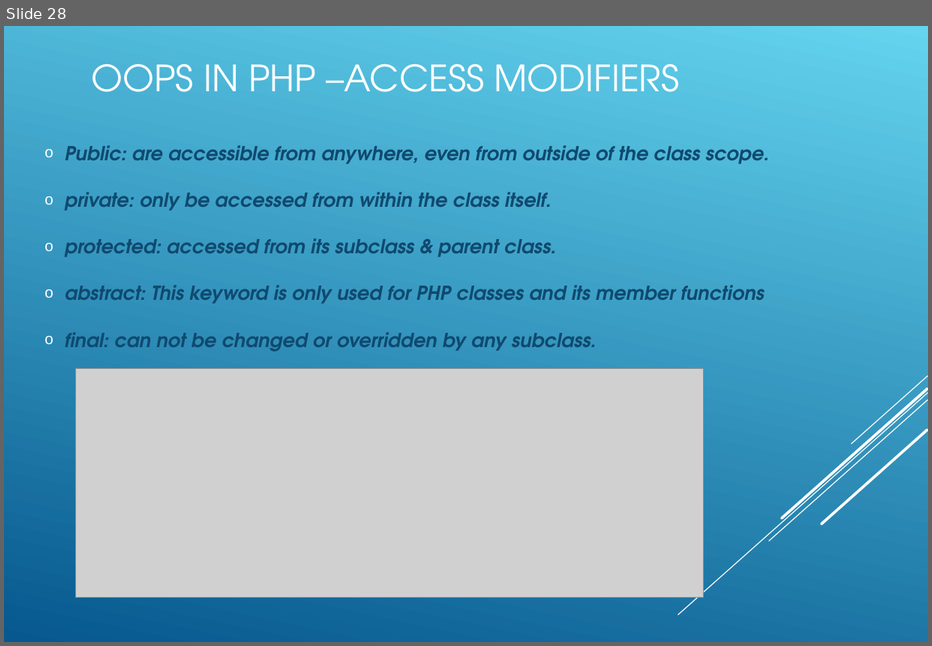
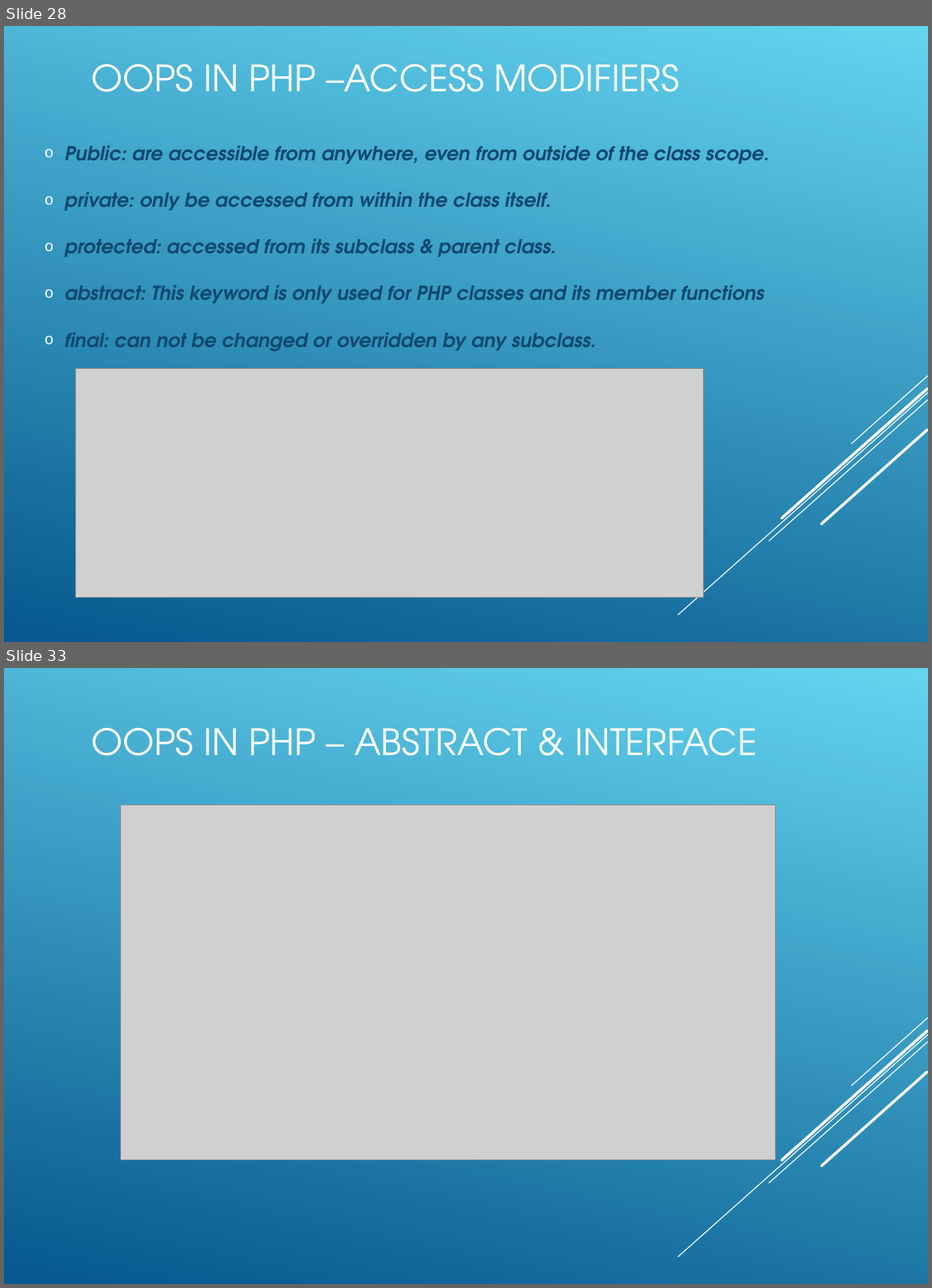
Before and after one commit to koushikgraj/PHP-Training, a slide deck: PHP-Presentation.ppt. Shown one above the other, each under a label of ours: slide 28 before the commit, slides 28 and 33 after it; the slides between them are not shown. The pictures are 932x646 and 932x1288 pixels, drawn with LibreOffice and Linux fonts; fonts in the diff are those of the drawing; grey boxes stand for pictures. Boxes give left, top, right and bottom in pixels: in the first picture for what was removed or moved away, otherwise in the second. Text is boxed around its words. In the diff, an @@ line names an element or a change of style, - is before the commit and + after.

Commit message:
24-May-2021 : PHP OOPS

```diff
--- a/PHP-Presentation.ppt
+++ b/PHP-Presentation.ppt
@@ slide 33 added at [4, 668, 928, 1284], background gradient #64D4EF to #06588E; not listed: 5 template elements that a slide beside it also shows @@
@@ title added at [91, 727, 757, 756], 30 pt, text #FFFFFF @@
+OOPS IN PHP – ABSTRACT & INTERFACE
@@ picture added at [120, 804, 775, 1159] @@
```
Also in this commit, not shown: 2 slides changed, 4 other slides added, 20 other files.
